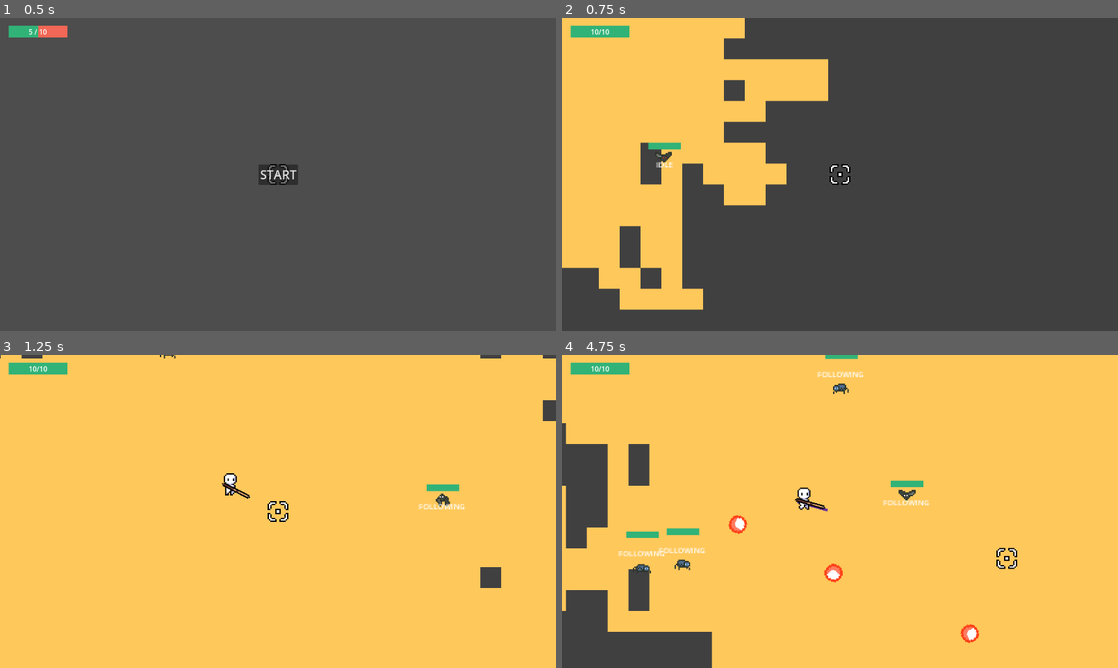
Above: before the commit, frames 1-4 (two rows, left to right).
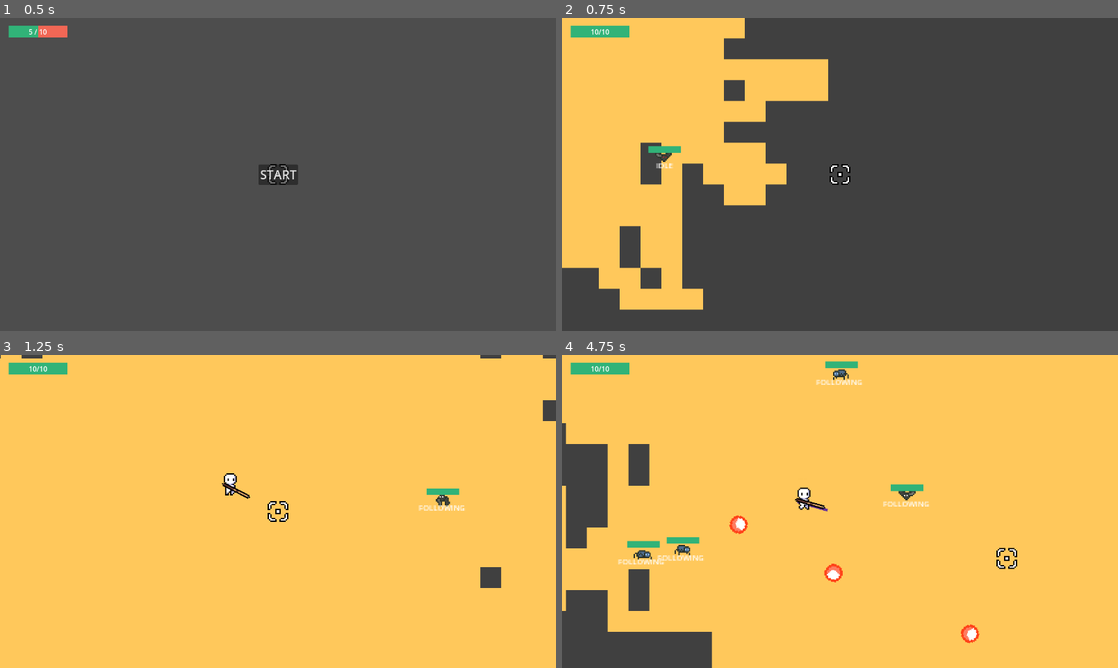
Above: after the commit, the same moments.

Repository: jelmersnippe/punching-game
Game: Godot game, scene res://main.tscn
Two runs of this game, one before a commit and one after it. Both use one fixed random seed, a clock stepped at 60 frames per second and the inputs below.
Inputs (mouse positions are in pixels of both pictures, inside the frame that each line leads up to):
- Up to frame 1 (0.5 s): no input
- Up to frame 2 (0.75 s): click "START" at 0.5 s
- Up to frame 3 (1.25 s): no input
- Up to frame 4 (4.75 s): tap Enter at 1.25 s; move the mouse to (962, 495) at 1.27 s; press the mouse at (962, 495) at 1.28 s; hold D (move_right) 1.28-2.03 s; move the mouse to (728, 527) at 2.02 s; release the mouse at (728, 527) at 2.03 s; hold S (move_down) 2.03-2.78 s; click (728, 527) at 2.1 s; move the mouse to (895, 442) at 2.77 s; press the mouse at (895, 442) at 2.78 s; hold D (move_right) 2.78-3.53 s; move the mouse to (812, 574) at 3.52 s; release the mouse at (812, 574) at 3.53 s; hold W (move_up) 3.53-4.28 s; click (812, 574) at 3.6 s; move the mouse to (1006, 558) at 4.27 s; press the mouse at (1006, 558) at 4.28 s; hold A (move_left) from 4.28 s (still down)

Frame 1 is identical in both runs. In frame 2, 0.2% of the frame differs, in the area x 15-22%, y 39-48%; in frame 3, 0.3%; in frame 4, 2.0%, in the area x 10-76%, y 0-92%.

Commit message:
Add big enemy animations

Diff:
--- a/enemy.gd
+++ b/enemy.gd
@@ -70,7 +70,6 @@
 	$Sprite.play("Death")
 
 	$Sprite.animation_finished.connect(queue_free)
-
 
 func _hit(direction: Vector2):
 	particle_player.play_particle(hit_particles, global_position, -direction)
@@ -176,7 +175,6 @@
 	if current_state == State.FOLLOWING:
 		return
 
-	print(body.get_name())
 	if not body is Player:
 		return
 
--- a/enemy/big.tscn
+++ b/enemy/big.tscn
@@ -1,10 +1,9 @@
-[gd_scene load_steps=29 format=3 uid="uid://dxm6hpau7i1ik"]
+[gd_scene load_steps=72 format=3 uid="uid://dxm6hpau7i1ik"]
 
 [ext_resource type="Script" path="res://enemy.gd" id="1_0nvdo"]
 [ext_resource type="AudioStream" uid="uid://b4vt2efwa80k7" path="res://sounds/hitHurt.wav" id="2_df8ca"]
 [ext_resource type="Shader" path="res://hit_flash.gdshader" id="3_mjtdq"]
-[ext_resource type="Texture2D" uid="uid://cwlij5qwegpty" path="res://sprites/enemy.png" id="4_o43fl"]
-[ext_resource type="Texture2D" uid="uid://7mkrlcjkgxkk" path="res://sprites/enemy_hit.png" id="5_tbwwl"]
+[ext_resource type="Texture2D" uid="uid://5h4g6ypyvd32" path="res://sprites/Cyclops Sprite Sheet.png" id="4_sr2g1"]
 [ext_resource type="Script" path="res://hitbox_component.gd" id="6_b8dje"]
 [ext_resource type="Script" path="res://knockback_component.gd" id="7_3v60x"]
 [ext_resource type="Script" path="res://hurtbox_component.gd" id="8_smk14"]
@@ -21,7 +20,7 @@
 [ext_resource type="Script" path="res://sound_player.gd" id="19_fnfjy"]
 
 [sub_resource type="RectangleShape2D" id="RectangleShape2D_dim6m"]
-size = Vector2(4, 4)
+size = Vector2(8, 22)
 
 [sub_resource type="ShaderMaterial" id="ShaderMaterial_h34eh"]
 resource_local_to_scene = true
@@ -31,17 +30,339 @@
 shader_parameter/g = 1.0
 shader_parameter/b = 1.0
 
+[sub_resource type="AtlasTexture" id="AtlasTexture_w5x5c"]
+atlas = ExtResource("4_sr2g1")
+region = Rect2(0, 128, 64, 64)
+
+[sub_resource type="AtlasTexture" id="AtlasTexture_31aut"]
+atlas = ExtResource("4_sr2g1")
+region = Rect2(64, 128, 64, 64)
+
+[sub_resource type="AtlasTexture" id="AtlasTexture_yakjw"]
+atlas = ExtResource("4_sr2g1")
+region = Rect2(128, 128, 64, 64)
+
+[sub_resource type="AtlasTexture" id="AtlasTexture_1ol84"]
+atlas = ExtResource("4_sr2g1")
+region = Rect2(192, 128, 64, 64)
+
+[sub_resource type="AtlasTexture" id="AtlasTexture_4sx3n"]
+atlas = ExtResource("4_sr2g1")
+region = Rect2(256, 128, 64, 64)
+
+[sub_resource type="AtlasTexture" id="AtlasTexture_g4go4"]
+atlas = ExtResource("4_sr2g1")
+region = Rect2(320, 128, 64, 64)
+
+[sub_resource type="AtlasTexture" id="AtlasTexture_ybbgp"]
+atlas = ExtResource("4_sr2g1")
+region = Rect2(384, 128, 64, 64)
+
+[sub_resource type="AtlasTexture" id="AtlasTexture_j1imu"]
+atlas = ExtResource("4_sr2g1")
+region = Rect2(64, 256, 64, 64)
+
+[sub_resource type="AtlasTexture" id="AtlasTexture_siuv8"]
+atlas = ExtResource("4_sr2g1")
+region = Rect2(0, 384, 64, 64)
+
+[sub_resource type="AtlasTexture" id="AtlasTexture_0kn3w"]
+atlas = ExtResource("4_sr2g1")
+region = Rect2(64, 384, 64, 64)
+
+[sub_resource type="AtlasTexture" id="AtlasTexture_xq7ja"]
+atlas = ExtResource("4_sr2g1")
+region = Rect2(128, 384, 64, 64)
+
+[sub_resource type="AtlasTexture" id="AtlasTexture_r43av"]
+atlas = ExtResource("4_sr2g1")
+region = Rect2(192, 384, 64, 64)
+
+[sub_resource type="AtlasTexture" id="AtlasTexture_jp5pj"]
+atlas = ExtResource("4_sr2g1")
+region = Rect2(256, 384, 64, 64)
+
+[sub_resource type="AtlasTexture" id="AtlasTexture_1qgla"]
+atlas = ExtResource("4_sr2g1")
+region = Rect2(320, 384, 64, 64)
+
+[sub_resource type="AtlasTexture" id="AtlasTexture_igs86"]
+atlas = ExtResource("4_sr2g1")
+region = Rect2(384, 384, 64, 64)
+
+[sub_resource type="AtlasTexture" id="AtlasTexture_34rri"]
+atlas = ExtResource("4_sr2g1")
+region = Rect2(448, 384, 64, 64)
+
+[sub_resource type="AtlasTexture" id="AtlasTexture_26uh0"]
+atlas = ExtResource("4_sr2g1")
+region = Rect2(512, 384, 64, 64)
+
+[sub_resource type="AtlasTexture" id="AtlasTexture_mqt1i"]
+atlas = ExtResource("4_sr2g1")
+region = Rect2(0, 0, 64, 64)
+
+[sub_resource type="AtlasTexture" id="AtlasTexture_768jr"]
+atlas = ExtResource("4_sr2g1")
+region = Rect2(64, 0, 64, 64)
+
+[sub_resource type="AtlasTexture" id="AtlasTexture_5atid"]
+atlas = ExtResource("4_sr2g1")
+region = Rect2(128, 0, 64, 64)
+
+[sub_resource type="AtlasTexture" id="AtlasTexture_u2pww"]
+atlas = ExtResource("4_sr2g1")
+region = Rect2(192, 0, 64, 64)
+
+[sub_resource type="AtlasTexture" id="AtlasTexture_gjp6w"]
+atlas = ExtResource("4_sr2g1")
+region = Rect2(256, 0, 64, 64)
+
+[sub_resource type="AtlasTexture" id="AtlasTexture_8wn43"]
+atlas = ExtResource("4_sr2g1")
+region = Rect2(320, 0, 64, 64)
+
+[sub_resource type="AtlasTexture" id="AtlasTexture_dx6kt"]
+atlas = ExtResource("4_sr2g1")
+region = Rect2(384, 0, 64, 64)
+
+[sub_resource type="AtlasTexture" id="AtlasTexture_s0ncp"]
+atlas = ExtResource("4_sr2g1")
+region = Rect2(448, 0, 64, 64)
+
+[sub_resource type="AtlasTexture" id="AtlasTexture_q08q8"]
+atlas = ExtResource("4_sr2g1")
+region = Rect2(512, 0, 64, 64)
+
+[sub_resource type="AtlasTexture" id="AtlasTexture_wiauh"]
+atlas = ExtResource("4_sr2g1")
+region = Rect2(576, 0, 64, 64)
+
+[sub_resource type="AtlasTexture" id="AtlasTexture_te46k"]
+atlas = ExtResource("4_sr2g1")
+region = Rect2(640, 0, 64, 64)
+
+[sub_resource type="AtlasTexture" id="AtlasTexture_8e2cm"]
+atlas = ExtResource("4_sr2g1")
+region = Rect2(704, 0, 64, 64)
+
+[sub_resource type="AtlasTexture" id="AtlasTexture_bcxaj"]
+atlas = ExtResource("4_sr2g1")
+region = Rect2(768, 0, 64, 64)
+
+[sub_resource type="AtlasTexture" id="AtlasTexture_3dbot"]
+atlas = ExtResource("4_sr2g1")
+region = Rect2(832, 0, 64, 64)
+
+[sub_resource type="AtlasTexture" id="AtlasTexture_m2lbv"]
+atlas = ExtResource("4_sr2g1")
+region = Rect2(896, 0, 64, 64)
+
+[sub_resource type="AtlasTexture" id="AtlasTexture_vlbp2"]
+atlas = ExtResource("4_sr2g1")
+region = Rect2(0, 64, 64, 64)
+
+[sub_resource type="AtlasTexture" id="AtlasTexture_dpwk0"]
+atlas = ExtResource("4_sr2g1")
+region = Rect2(64, 64, 64, 64)
+
+[sub_resource type="AtlasTexture" id="AtlasTexture_mnxlb"]
+atlas = ExtResource("4_sr2g1")
+region = Rect2(128, 64, 64, 64)
+
+[sub_resource type="AtlasTexture" id="AtlasTexture_m03k8"]
+atlas = ExtResource("4_sr2g1")
+region = Rect2(192, 64, 64, 64)
+
+[sub_resource type="AtlasTexture" id="AtlasTexture_kyfjv"]
+atlas = ExtResource("4_sr2g1")
+region = Rect2(256, 64, 64, 64)
+
+[sub_resource type="AtlasTexture" id="AtlasTexture_byugy"]
+atlas = ExtResource("4_sr2g1")
+region = Rect2(320, 64, 64, 64)
+
+[sub_resource type="AtlasTexture" id="AtlasTexture_1ftqa"]
+atlas = ExtResource("4_sr2g1")
+region = Rect2(384, 64, 64, 64)
+
+[sub_resource type="AtlasTexture" id="AtlasTexture_wrb76"]
+atlas = ExtResource("4_sr2g1")
+region = Rect2(448, 64, 64, 64)
+
+[sub_resource type="AtlasTexture" id="AtlasTexture_1gn5a"]
+atlas = ExtResource("4_sr2g1")
+region = Rect2(512, 64, 64, 64)
+
+[sub_resource type="AtlasTexture" id="AtlasTexture_mlpws"]
+atlas = ExtResource("4_sr2g1")
+region = Rect2(576, 64, 64, 64)
+
+[sub_resource type="AtlasTexture" id="AtlasTexture_j7mot"]
+atlas = ExtResource("4_sr2g1")
+region = Rect2(640, 64, 64, 64)
+
+[sub_resource type="AtlasTexture" id="AtlasTexture_7btw3"]
+atlas = ExtResource("4_sr2g1")
+region = Rect2(704, 64, 64, 64)
+
 [sub_resource type="SpriteFrames" id="SpriteFrames_hthlf"]
 animations = [{
 "frames": [{
 "duration": 1.0,
-"texture": ExtResource("4_o43fl")
-}, {
-"duration": 1.0,
-"texture": ExtResource("5_tbwwl")
+"texture": SubResource("AtlasTexture_w5x5c")
+}, {
+"duration": 1.0,
+"texture": SubResource("AtlasTexture_31aut")
+}, {
+"duration": 1.0,
+"texture": SubResource("AtlasTexture_yakjw")
+}, {
+"duration": 1.0,
+"texture": SubResource("AtlasTexture_1ol84")
+}, {
+"duration": 1.0,
+"texture": SubResource("AtlasTexture_4sx3n")
+}, {
+"duration": 1.0,
+"texture": SubResource("AtlasTexture_g4go4")
+}, {
+"duration": 1.0,
+"texture": SubResource("AtlasTexture_ybbgp")
 }],
 "loop": true,
-"name": &"default",
+"name": &"Attack",
+"speed": 5.0
+}, {
+"frames": [{
+"duration": 1.0,
+"texture": SubResource("AtlasTexture_j1imu")
+}],
+"loop": true,
+"name": &"Damaged",
+"speed": 5.0
+}, {
+"frames": [{
+"duration": 1.0,
+"texture": SubResource("AtlasTexture_siuv8")
+}, {
+"duration": 1.0,
+"texture": SubResource("AtlasTexture_0kn3w")
+}, {
+"duration": 1.0,
+"texture": SubResource("AtlasTexture_xq7ja")
+}, {
+"duration": 1.0,
+"texture": SubResource("AtlasTexture_r43av")
+}, {
+"duration": 1.0,
+"texture": SubResource("AtlasTexture_jp5pj")
+}, {
+"duration": 1.0,
+"texture": SubResource("AtlasTexture_1qgla")
+}, {
+"duration": 1.0,
+"texture": SubResource("AtlasTexture_igs86")
+}, {
+"duration": 1.0,
+"texture": SubResource("AtlasTexture_34rri")
+}, {
+"duration": 1.0,
+"texture": SubResource("AtlasTexture_26uh0")
+}],
+"loop": false,
+"name": &"Death",
+"speed": 5.0
+}, {
+"frames": [{
+"duration": 1.0,
+"texture": SubResource("AtlasTexture_mqt1i")
+}, {
+"duration": 1.0,
+"texture": SubResource("AtlasTexture_768jr")
+}, {
+"duration": 1.0,
+"texture": SubResource("AtlasTexture_5atid")
+}, {
+"duration": 1.0,
+"texture": SubResource("AtlasTexture_u2pww")
+}, {
+"duration": 1.0,
+"texture": SubResource("AtlasTexture_gjp6w")
+}, {
+"duration": 1.0,
+"texture": SubResource("AtlasTexture_8wn43")
+}, {
+"duration": 1.0,
+"texture": SubResource("AtlasTexture_dx6kt")
+}, {
+"duration": 1.0,
+"texture": SubResource("AtlasTexture_s0ncp")
+}, {
+"duration": 1.0,
+"texture": SubResource("AtlasTexture_q08q8")
+}, {
+"duration": 1.0,
+"texture": SubResource("AtlasTexture_wiauh")
+}, {
+"duration": 1.0,
+"texture": SubResource("AtlasTexture_te46k")
+}, {
+"duration": 1.0,
+"texture": SubResource("AtlasTexture_8e2cm")
+}, {
+"duration": 1.0,
+"texture": SubResource("AtlasTexture_bcxaj")
+}, {
+"duration": 1.0,
+"texture": SubResource("AtlasTexture_3dbot")
+}, {
+"duration": 1.0,
+"texture": SubResource("AtlasTexture_m2lbv")
+}],
+"loop": true,
+"name": &"Idle",
+"speed": 5.0
+}, {
+"frames": [{
+"duration": 1.0,
+"texture": SubResource("AtlasTexture_vlbp2")
+}, {
+"duration": 1.0,
+"texture": SubResource("AtlasTexture_dpwk0")
+}, {
+"duration": 1.0,
+"texture": SubResource("AtlasTexture_mnxlb")
+}, {
+"duration": 1.0,
+"texture": SubResource("AtlasTexture_m03k8")
+}, {
+"duration": 1.0,
+"texture": SubResource("AtlasTexture_kyfjv")
+}, {
+"duration": 1.0,
+"texture": SubResource("AtlasTexture_byugy")
+}, {
+"duration": 1.0,
+"texture": SubResource("AtlasTexture_1ftqa")
+}, {
+"duration": 1.0,
+"texture": SubResource("AtlasTexture_wrb76")
+}, {
+"duration": 1.0,
+"texture": SubResource("AtlasTexture_1gn5a")
+}, {
+"duration": 1.0,
+"texture": SubResource("AtlasTexture_mlpws")
+}, {
+"duration": 1.0,
+"texture": SubResource("AtlasTexture_j7mot")
+}, {
+"duration": 1.0,
+"texture": SubResource("AtlasTexture_7btw3")
+}],
+"loop": true,
+"name": &"Move",
 "speed": 5.0
 }]
 
@@ -64,10 +385,10 @@
 point_count = 2
 
 [sub_resource type="RectangleShape2D" id="RectangleShape2D_pdin5"]
-size = Vector2(5, 10)
+size = Vector2(8.5, 24)
 
 [sub_resource type="RectangleShape2D" id="RectangleShape2D_hk3ai"]
-size = Vector2(12, 18)
+size = Vector2(25, 40)
 
 [node name="Big" type="CharacterBody2D" node_paths=PackedStringArray("health_component", "hurtbox_component", "velocity_component", "knockable_component", "particle_player", "sound_player", "attack")]
 collision_layer = 8
@@ -87,13 +408,16 @@
 attack = NodePath("ShockwaveAttack")
 
 [node name="MovementCollisionShape" type="CollisionShape2D" parent="."]
-position = Vector2(0, 4)
+position = Vector2(-1, 7)
 shape = SubResource("RectangleShape2D_dim6m")
 
 [node name="Sprite" type="AnimatedSprite2D" parent="."]
 material = SubResource("ShaderMaterial_h34eh")
+position = Vector2(0, -13)
 sprite_frames = SubResource("SpriteFrames_hthlf")
-speed_scale = 0.0
+animation = &"Attack"
+autoplay = "Idle"
+frame_progress = 0.806851
 
 [node name="RayCast2D" type="RayCast2D" parent="."]
 collision_mask = 2
@@ -152,10 +476,9 @@
 anchor_top = 0.5
 anchor_right = 0.5
 anchor_bottom = 0.5
-offset_left = -49.5
-offset_top = -11.5
-offset_right = 49.5
-offset_bottom = 11.5
+offset_left = -50.0
+offset_right = 49.0
+offset_bottom = 23.0
 grow_horizontal = 2
 grow_vertical = 2
 theme_override_font_sizes/font_size = 6
@@ -168,7 +491,7 @@
 script = ExtResource("6_b8dje")
 
 [node name="CollisionShape2D" type="CollisionShape2D" parent="HitboxComponent"]
-position = Vector2(0.5, 1)
+position = Vector2(-1.25, 4)
 shape = SubResource("RectangleShape2D_pdin5")
 
 [node name="KnockbackComponent" type="Area2D" parent="."]
@@ -176,7 +499,7 @@
 script = ExtResource("7_3v60x")
 
 [node name="CollisionShape2D" type="CollisionShape2D" parent="KnockbackComponent"]
-position = Vector2(0.5, 1)
+position = Vector2(-1.25, 4)
 shape = SubResource("RectangleShape2D_pdin5")
 
 [node name="HurtboxComponent" type="Area2D" parent="." node_paths=PackedStringArray("health_component")]
@@ -185,7 +508,7 @@
 health_component = NodePath("../HealthComponent")
 
 [node name="CollisionShape2D" type="CollisionShape2D" parent="HurtboxComponent"]
-position = Vector2(0, 1)
+position = Vector2(-1.5, 0)
 shape = SubResource("RectangleShape2D_hk3ai")
 
 [node name="HealthComponent" type="Node" parent="."]
@@ -198,7 +521,7 @@
 mass = 2.0
 
 [node name="CollisionShape2D" type="CollisionShape2D" parent="KnockableComponent"]
-position = Vector2(0, 1)
+position = Vector2(-1.5, 0)
 shape = SubResource("RectangleShape2D_hk3ai")
 
 [node name="VelocityComponent" type="Node" parent="."]
@@ -210,9 +533,9 @@
 
 [node name="Healthbar" parent="." node_paths=PackedStringArray("health_component") instance=ExtResource("13_qage6")]
 offset_left = -12.0
-offset_top = -16.0
+offset_top = -26.0
 offset_right = 13.0
-offset_bottom = -11.0
+offset_bottom = -21.0
 health_component = NodePath("../HealthComponent")
 
 [node name="BounceComponent" type="Node2D" parent="." node_paths=PackedStringArray("velocity_component", "movement_component")]
--- a/enemy/charger.tscn
+++ b/enemy/charger.tscn
@@ -184,10 +184,10 @@
 point_count = 2
 
 [sub_resource type="RectangleShape2D" id="RectangleShape2D_pdin5"]
-size = Vector2(5, 10)
+size = Vector2(4, 4)
 
 [sub_resource type="RectangleShape2D" id="RectangleShape2D_hk3ai"]
-size = Vector2(12, 18)
+size = Vector2(13, 7)
 
 [node name="Charger" type="CharacterBody2D" node_paths=PackedStringArray("health_component", "hurtbox_component", "velocity_component", "knockable_component", "particle_player", "sound_player", "attack")]
 collision_layer = 8
@@ -207,13 +207,14 @@
 attack = NodePath("ChargeAttack")
 
 [node name="MovementCollisionShape" type="CollisionShape2D" parent="."]
-position = Vector2(0, 4)
+position = Vector2(0, -2)
 shape = SubResource("RectangleShape2D_dim6m")
 
 [node name="Sprite" type="AnimatedSprite2D" parent="."]
 material = SubResource("ShaderMaterial_h34eh")
 sprite_frames = SubResource("SpriteFrames_hthlf")
-animation = &"Death"
+animation = &"Idle"
+autoplay = "Idle"
 
 [node name="RayCast2D" type="RayCast2D" parent="."]
 collision_mask = 2
@@ -272,10 +273,10 @@
 anchor_top = 0.5
 anchor_right = 0.5
 anchor_bottom = 0.5
-offset_left = -49.5
-offset_top = -11.5
-offset_right = 49.5
-offset_bottom = 11.5
+offset_left = -18.0
+offset_top = -3.0
+offset_right = 19.0
+offset_bottom = 6.0
 grow_horizontal = 2
 grow_vertical = 2
 theme_override_font_sizes/font_size = 6
@@ -288,7 +289,7 @@
 script = ExtResource("6_36k1e")
 
 [node name="CollisionShape2D" type="CollisionShape2D" parent="HitboxComponent"]
-position = Vector2(0.5, 1)
+position = Vector2(0, -2)
 shape = SubResource("RectangleShape2D_pdin5")
 
 [node name="KnockbackComponent" type="Area2D" parent="."]
@@ -296,7 +297,7 @@
 script = ExtResource("7_to1c5")
 
 [node name="CollisionShape2D" type="CollisionShape2D" parent="KnockbackComponent"]
-position = Vector2(0.5, 1)
+position = Vector2(0, -2)
 shape = SubResource("RectangleShape2D_pdin5")
 
 [node name="HurtboxComponent" type="Area2D" parent="." node_paths=PackedStringArray("health_component")]
@@ -305,7 +306,7 @@
 health_component = NodePath("../HealthComponent")
 
 [node name="CollisionShape2D" type="CollisionShape2D" parent="HurtboxComponent"]
-position = Vector2(0, 1)
+position = Vector2(-0.5, -3.5)
 shape = SubResource("RectangleShape2D_hk3ai")
 
 [node name="HealthComponent" type="Node" parent="."]
@@ -317,7 +318,7 @@
 velocity_component = NodePath("../VelocityComponent")
 
 [node name="CollisionShape2D" type="CollisionShape2D" parent="KnockableComponent"]
-position = Vector2(0, 1)
+position = Vector2(-0.5, -3.5)
 shape = SubResource("RectangleShape2D_hk3ai")
 
 [node name="VelocityComponent" type="Node" parent="."]
@@ -329,9 +330,9 @@
 
 [node name="Healthbar" parent="." node_paths=PackedStringArray("health_component") instance=ExtResource("13_qkgq8")]
 offset_left = -12.0
-offset_top = -16.0
+offset_top = -13.0
 offset_right = 13.0
-offset_bottom = -11.0
+offset_bottom = -8.0
 health_component = NodePath("../HealthComponent")
 
 [node name="BounceComponent" type="Node2D" parent="." node_paths=PackedStringArray("velocity_component", "movement_component")]
--- a/enemy/fodder.tscn
+++ b/enemy/fodder.tscn
@@ -19,7 +19,7 @@
 [ext_resource type="Script" path="res://sound_player.gd" id="19_y4hif"]
 
 [sub_resource type="RectangleShape2D" id="RectangleShape2D_dim6m"]
-size = Vector2(4, 4)
+size = Vector2(3, 9)
 
 [sub_resource type="ShaderMaterial" id="ShaderMaterial_h34eh"]
 resource_local_to_scene = true
@@ -197,10 +197,10 @@
 point_count = 2
 
 [sub_resource type="RectangleShape2D" id="RectangleShape2D_pdin5"]
-size = Vector2(5, 10)
+size = Vector2(5, 5)
 
 [sub_resource type="RectangleShape2D" id="RectangleShape2D_hk3ai"]
-size = Vector2(12, 18)
+size = Vector2(11, 15)
 
 [node name="Fodder" type="CharacterBody2D" node_paths=PackedStringArray("health_component", "hurtbox_component", "velocity_component", "knockable_component", "particle_player", "sound_player")]
 collision_layer = 8
@@ -222,13 +222,14 @@
 wander_idle_time_max = 5.0
 
 [node name="MovementCollisionShape" type="CollisionShape2D" parent="."]
-position = Vector2(0, 4)
+position = Vector2(0.5, 1.5)
 shape = SubResource("RectangleShape2D_dim6m")
 
 [node name="Sprite" type="AnimatedSprite2D" parent="."]
 material = SubResource("ShaderMaterial_h34eh")
 sprite_frames = SubResource("SpriteFrames_av43m")
-animation = &"Death"
+animation = &"Idle"
+autoplay = "Idle"
 
 [node name="RayCast2D" type="RayCast2D" parent="."]
 collision_mask = 2
@@ -279,10 +280,10 @@
 anchor_top = 0.5
 anchor_right = 0.5
 anchor_bottom = 0.5
-offset_left = -49.5
-offset_top = -11.5
-offset_right = 49.5
-offset_bottom = 11.5
+offset_left = -49.0
+offset_top = -2.0
+offset_right = 50.0
+offset_bottom = 21.0
 grow_horizontal = 2
 grow_vertical = 2
 theme_override_font_sizes/font_size = 6
@@ -295,7 +296,7 @@
 script = ExtResource("6_155jg")
 
 [node name="CollisionShape2D" type="CollisionShape2D" parent="HitboxComponent"]
-position = Vector2(0.5, 1)
+position = Vector2(0.5, -0.5)
 shape = SubResource("RectangleShape2D_pdin5")
 
 [node name="KnockbackComponent" type="Area2D" parent="."]
@@ -303,7 +304,7 @@
 script = ExtResource("7_46jtp")
 
 [node name="CollisionShape2D" type="CollisionShape2D" parent="KnockbackComponent"]
-position = Vector2(0.5, 1)
+position = Vector2(0.5, -0.5)
 shape = SubResource("RectangleShape2D_pdin5")
 
 [node name="HurtboxComponent" type="Area2D" parent="." node_paths=PackedStringArray("health_component")]
@@ -312,7 +313,7 @@
 health_component = NodePath("../HealthComponent")
 
 [node name="CollisionShape2D" type="CollisionShape2D" parent="HurtboxComponent"]
-position = Vector2(0, 1)
+position = Vector2(0.5, 1.5)
 shape = SubResource("RectangleShape2D_hk3ai")
 
 [node name="HealthComponent" type="Node" parent="."]
@@ -326,7 +327,7 @@
 mass = 1.5
 
 [node name="CollisionShape2D" type="CollisionShape2D" parent="KnockableComponent"]
-position = Vector2(0, 1)
+position = Vector2(0.5, 1.5)
 shape = SubResource("RectangleShape2D_hk3ai")
 
 [node name="VelocityComponent" type="Node" parent="."]
@@ -338,9 +339,9 @@
 
 [node name="Healthbar" parent="." node_paths=PackedStringArray("health_component") instance=ExtResource("13_6kurd")]
 offset_left = -12.0
-offset_top = -16.0
+offset_top = -12.0
 offset_right = 13.0
-offset_bottom = -11.0
+offset_bottom = -7.0
 health_component = NodePath("../HealthComponent")
 
 [node name="BounceComponent" type="Node2D" parent="." node_paths=PackedStringArray("velocity_component", "movement_component")]
--- a/enemy/ranged.tscn
+++ b/enemy/ranged.tscn
@@ -21,7 +21,7 @@
 [ext_resource type="Script" path="res://sound_player.gd" id="20_2i7kf"]
 
 [sub_resource type="RectangleShape2D" id="RectangleShape2D_dim6m"]
-size = Vector2(4, 4)
+size = Vector2(5, 3)
 
 [sub_resource type="ShaderMaterial" id="ShaderMaterial_h34eh"]
 resource_local_to_scene = true
@@ -220,10 +220,10 @@
 point_count = 2
 
 [sub_resource type="RectangleShape2D" id="RectangleShape2D_pdin5"]
-size = Vector2(5, 10)
+size = Vector2(5, 3)
 
 [sub_resource type="RectangleShape2D" id="RectangleShape2D_hk3ai"]
-size = Vector2(12, 18)
+size = Vector2(12, 9)
 
 [node name="Ranged" type="CharacterBody2D" node_paths=PackedStringArray("health_component", "hurtbox_component", "velocity_component", "knockable_component", "particle_player", "sound_player", "attack")]
 collision_layer = 8
@@ -245,13 +245,15 @@
 wander_idle_time_max = 10.0
 
 [node name="MovementCollisionShape" type="CollisionShape2D" parent="."]
-position = Vector2(0, 4)
+position = Vector2(-0.5, 0.5)
 shape = SubResource("RectangleShape2D_dim6m")
 
 [node name="Sprite" type="AnimatedSprite2D" parent="."]
 material = SubResource("ShaderMaterial_h34eh")
+position = Vector2(0, -11)
 sprite_frames = SubResource("SpriteFrames_hthlf")
-animation = &"Death"
+animation = &"Idle"
+autoplay = "Idle"
 
 [node name="RayCast2D" type="RayCast2D" parent="."]
 collision_mask = 2
@@ -310,10 +312,10 @@
 anchor_top = 0.5
 anchor_right = 0.5
 anchor_bottom = 0.5
-offset_left = -49.5
-offset_top = -11.5
-offset_right = 49.5
-offset_bottom = 11.5
+offset_left = -50.0
+offset_top = -5.0
+offset_right = 49.0
+offset_bottom = 18.0
 grow_horizontal = 2
 grow_vertical = 2
 theme_override_font_sizes/font_size = 6
@@ -326,7 +328,7 @@
 script = ExtResource("6_0olp0")
 
 [node name="CollisionShape2D" type="CollisionShape2D" parent="HitboxComponent"]
-position = Vector2(0.5, 1)
+position = Vector2(0.5, 0.5)
 shape = SubResource("RectangleShape2D_pdin5")
 
 [node name="KnockbackComponent" type="Area2D" parent="."]
@@ -334,7 +336,7 @@
 script = ExtResource("7_7ot6p")
 
 [node name="CollisionShape2D" type="CollisionShape2D" parent="KnockbackComponent"]
-position = Vector2(0.5, 1)
+position = Vector2(0.5, 0.5)
 shape = SubResource("RectangleShape2D_pdin5")
 
 [node name="HurtboxComponent" type="Area2D" parent="." node_paths=PackedStringArray("health_component")]
@@ -343,7 +345,7 @@
 health_component = NodePath("../HealthComponent")
 
 [node name="CollisionShape2D" type="CollisionShape2D" parent="HurtboxComponent"]
-position = Vector2(0, 1)
+position = Vector2(0, 0.5)
 shape = SubResource("RectangleShape2D_hk3ai")
 
 [node name="HealthComponent" type="Node" parent="."]
@@ -355,7 +357,7 @@
 velocity_component = NodePath("../VelocityComponent")
 
 [node name="CollisionShape2D" type="CollisionShape2D" parent="KnockableComponent"]
-position = Vector2(0, 1)
+position = Vector2(0, 0.5)
 shape = SubResource("RectangleShape2D_hk3ai")
 
 [node name="VelocityComponent" type="Node" parent="."]
@@ -367,9 +369,9 @@
 
 [node name="Healthbar" parent="." node_paths=PackedStringArray("health_component") instance=ExtResource("13_d0p0q")]
 offset_left = -12.0
-offset_top = -16.0
+offset_top = -9.0
 offset_right = 13.0
-offset_bottom = -11.0
+offset_bottom = -4.0
 health_component = NodePath("../HealthComponent")
 
 [node name="BounceComponent" type="Node2D" parent="." node_paths=PackedStringArray("velocity_component", "movement_component")]
--- a/tile_map_test.tscn
+++ b/tile_map_test.tscn
@@ -6,6 +6,7 @@
 [ext_resource type="PackedScene" uid="uid://d2w73s62i5iip" path="res://enemy/fodder.tscn" id="4_pyd5n"]
 [ext_resource type="PackedScene" uid="uid://bam16b5ketuyq" path="res://enemy/charger.tscn" id="5_csyaa"]
 [ext_resource type="PackedScene" uid="uid://hbd7myjyq1it" path="res://enemy/ranged.tscn" id="6_ju1yx"]
+[ext_resource type="PackedScene" uid="uid://dxm6hpau7i1ik" path="res://enemy/big.tscn" id="7_2u4li"]
 
 [node name="TileMapTest" type="Node2D"]
 
@@ -28,3 +29,6 @@
 
 [node name="Ranged" parent="." instance=ExtResource("6_ju1yx")]
 position = Vector2(98, 316)
+
+[node name="Big" parent="." instance=ExtResource("7_2u4li")]
+position = Vector2(211, 310)
Not shown: 1 places in tile_map_test.tscn that only renumber resources
